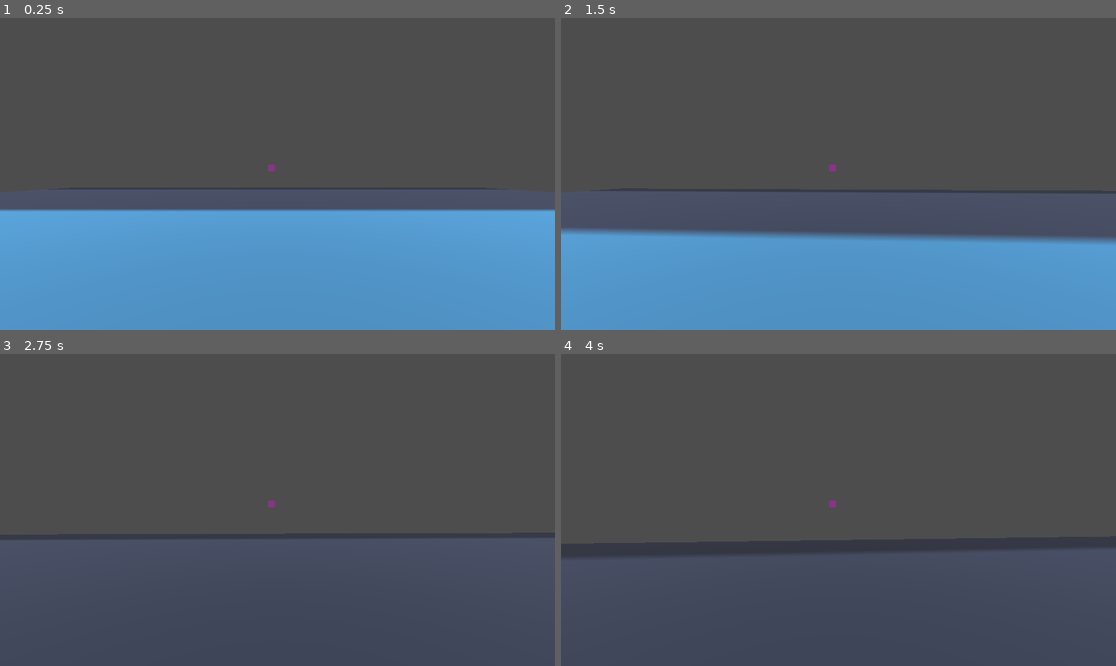
Above: before the commit, frames 1-4 (two rows, left to right).
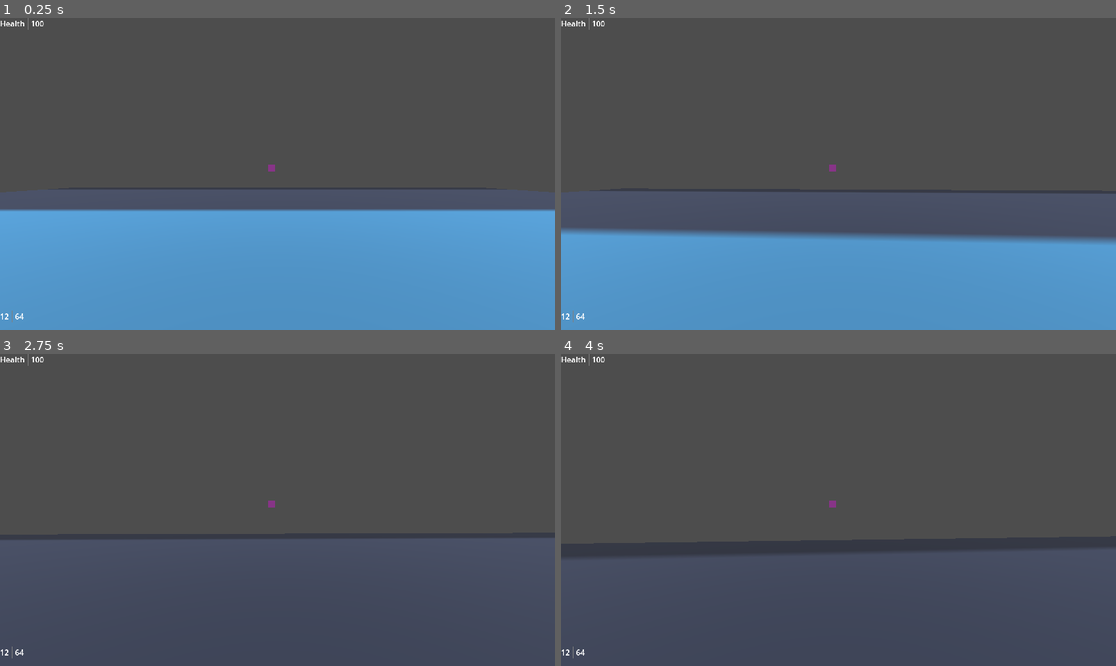
Above: after the commit, the same moments.

Repository: mabanana/FPS-Project-A
Game: Godot game, scene res://test_scene.tscn
The game is run twice, just before and just after one commit, with the same random seed, the same clock (stepped at 60 frames per second) and the same inputs. The engine's default icon, where the game draws it, is replaced by a stand-in: a white triangle on a blue panel in a dark square.
Inputs (mouse positions are in pixels of both pictures, inside the frame that each line leads up to):
- Up to frame 1 (0.25 s): no input
- Up to frame 2 (1.5 s): tap Enter (ui_accept) at 0.5, 0.77 s; move the mouse to (866, 174) at 0.52 s; press the mouse at (866, 174) at 0.53 s; hold Up (ui_up) from 0.53 s (still down); move the mouse to (810, 174) at 1.27 s; release the mouse at (810, 174) at 1.28 s; click (810, 174) at 1.35 s
- Up to frame 3 (2.75 s): keep holding Up (ui_up); tap Enter (ui_accept) at 1.52 s; move the mouse to (288, 503) at 2.02 s; press the mouse at (288, 503) at 2.03 s
- Up to frame 4 (4 s): keep holding Up (ui_up); move the mouse to (832, 516) at 2.77 s; release the mouse at (832, 516) at 2.78 s; click (832, 516) at 2.85 s; tap Enter (ui_accept) at 3.02, 3.77 s; move the mouse to (877, 513) at 3.52 s; press the mouse at (877, 513) at 3.53 s

The runs differ from the first frame. In frame 1, 0.1% of the frame differs, in the area x 0-8%, y 0-98%; in frame 2, 0.1%; in frame 3, 0.1%; in frame 4, 0.1%.

Commit message:
Add placeholder HUD

Diff:
--- /dev/null
+++ b/hud.tscn
@@ -0,0 +1,74 @@
+[gd_scene load_steps=2 format=3 uid="uid://cix1j6ynfe7pn"]
+
+[sub_resource type="PlaceholderTexture2D" id="PlaceholderTexture2D_bawmo"]
+
+[node name="UI" type="Control"]
+layout_mode = 3
+anchors_preset = 15
+anchor_right = 1.0
+anchor_bottom = 1.0
+grow_horizontal = 2
+grow_vertical = 2
+
+[node name="Control" type="Control" parent="."]
+layout_mode = 1
+anchors_preset = 8
+anchor_left = 0.5
+anchor_top = 0.5
+anchor_right = 0.5
+anchor_bottom = 0.5
+offset_left = -20.0
+offset_top = -20.0
+offset_right = 20.0
+offset_bottom = 20.0
+grow_horizontal = 2
+grow_vertical = 2
+
+[node name="Reticle" type="TextureRect" parent="Control"]
+modulate = Color(1, 1, 1, 0.32549)
+layout_mode = 0
+offset_right = 15.0
+offset_bottom = 15.0
+texture = SubResource("PlaceholderTexture2D_bawmo")
+
+[node name="VBoxContainer" type="VBoxContainer" parent="."]
+layout_mode = 1
+offset_right = 40.0
+offset_bottom = 40.0
+
+[node name="HP" type="HBoxContainer" parent="VBoxContainer"]
+layout_mode = 2
+
+[node name="HpLabel" type="Label" parent="VBoxContainer/HP"]
+layout_mode = 2
+text = "Health"
+
+[node name="VSeparator" type="VSeparator" parent="VBoxContainer/HP"]
+layout_mode = 2
+
+[node name="HpValue" type="Label" parent="VBoxContainer/HP"]
+layout_mode = 2
+text = "100"
+
+[node name="VBoxContainer2" type="VBoxContainer" parent="."]
+layout_mode = 1
+anchors_preset = 2
+anchor_top = 1.0
+anchor_bottom = 1.0
+offset_top = -40.0
+offset_right = 40.0
+grow_vertical = 0
+
+[node name="Ammo" type="HBoxContainer" parent="VBoxContainer2"]
+layout_mode = 2
+
+[node name="Magazine" type="Label" parent="VBoxContainer2/Ammo"]
+layout_mode = 2
+text = "12"
+
+[node name="VSeparator" type="VSeparator" parent="VBoxContainer2/Ammo"]
+layout_mode = 2
+
+[node name="Total" type="Label" parent="VBoxContainer2/Ammo"]
+layout_mode = 2
+text = "64"
--- a/test_scene.tscn
+++ b/test_scene.tscn
@@ -2,9 +2,8 @@
 
 [ext_resource type="Script" path="res://player.gd" id="1_00xln"]
 [ext_resource type="Texture2D" uid="uid://brje054dv2kjn" path="res://icon.svg" id="1_fv1bh"]
+[ext_resource type="PackedScene" uid="uid://cix1j6ynfe7pn" path="res://hud.tscn" id="1_j5fux"]
 [ext_resource type="Script" path="res://target_dummy.gd" id="3_j23id"]
-
-[sub_resource type="PlaceholderTexture2D" id="PlaceholderTexture2D_bawmo"]
 
 [sub_resource type="StandardMaterial3D" id="StandardMaterial3D_nbs7j"]
 albedo_texture = ExtResource("1_fv1bh")
@@ -28,26 +27,7 @@
 
 [node name="Test Scene" type="Node3D"]
 
-[node name="UI" type="Control" parent="."]
-layout_mode = 3
-anchors_preset = 8
-anchor_left = 0.5
-anchor_top = 0.5
-anchor_right = 0.5
-anchor_bottom = 0.5
-offset_left = -20.0
-offset_top = -20.0
-offset_right = 20.0
-offset_bottom = 20.0
-grow_horizontal = 2
-grow_vertical = 2
-
-[node name="TextureRect" type="TextureRect" parent="UI"]
-modulate = Color(1, 1, 1, 0.32549)
-layout_mode = 0
-offset_right = 15.0
-offset_bottom = 15.0
-texture = SubResource("PlaceholderTexture2D_bawmo")
+[node name="UI" parent="." instance=ExtResource("1_j5fux")]
 
 [node name="DirectionalLight3D" type="DirectionalLight3D" parent="."]
 transform = Transform3D(1, 0, 0, 0, -4.37114e-08, 1, 0, -1, -4.37114e-08, 0, 10, 0)
